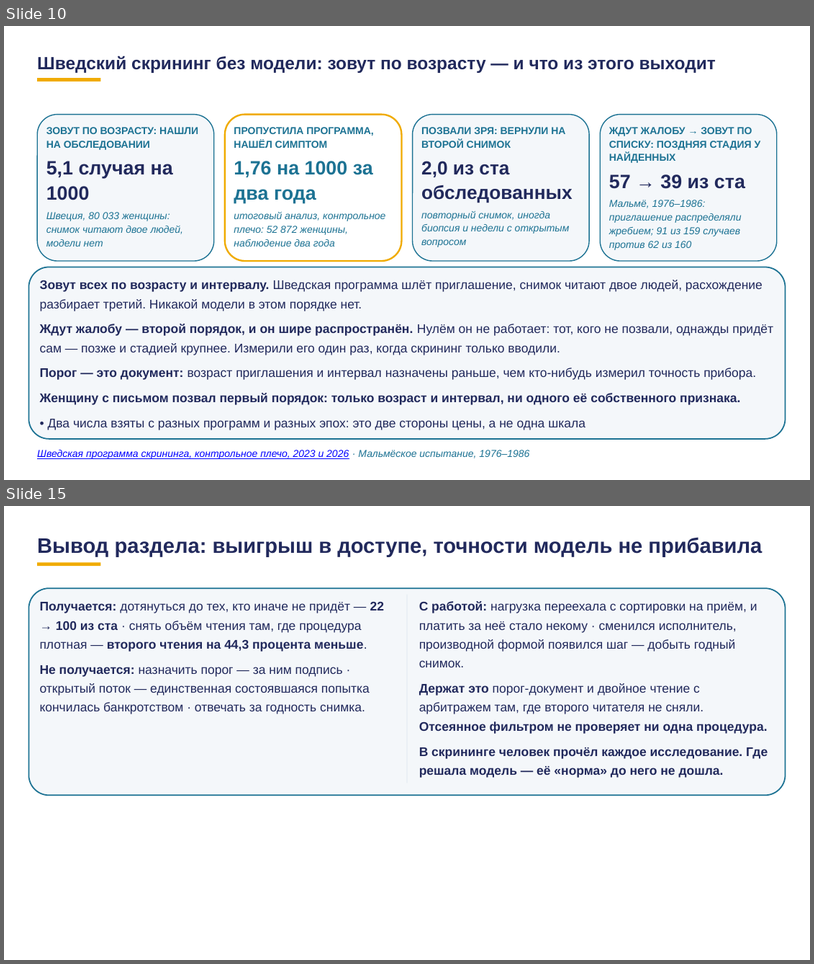
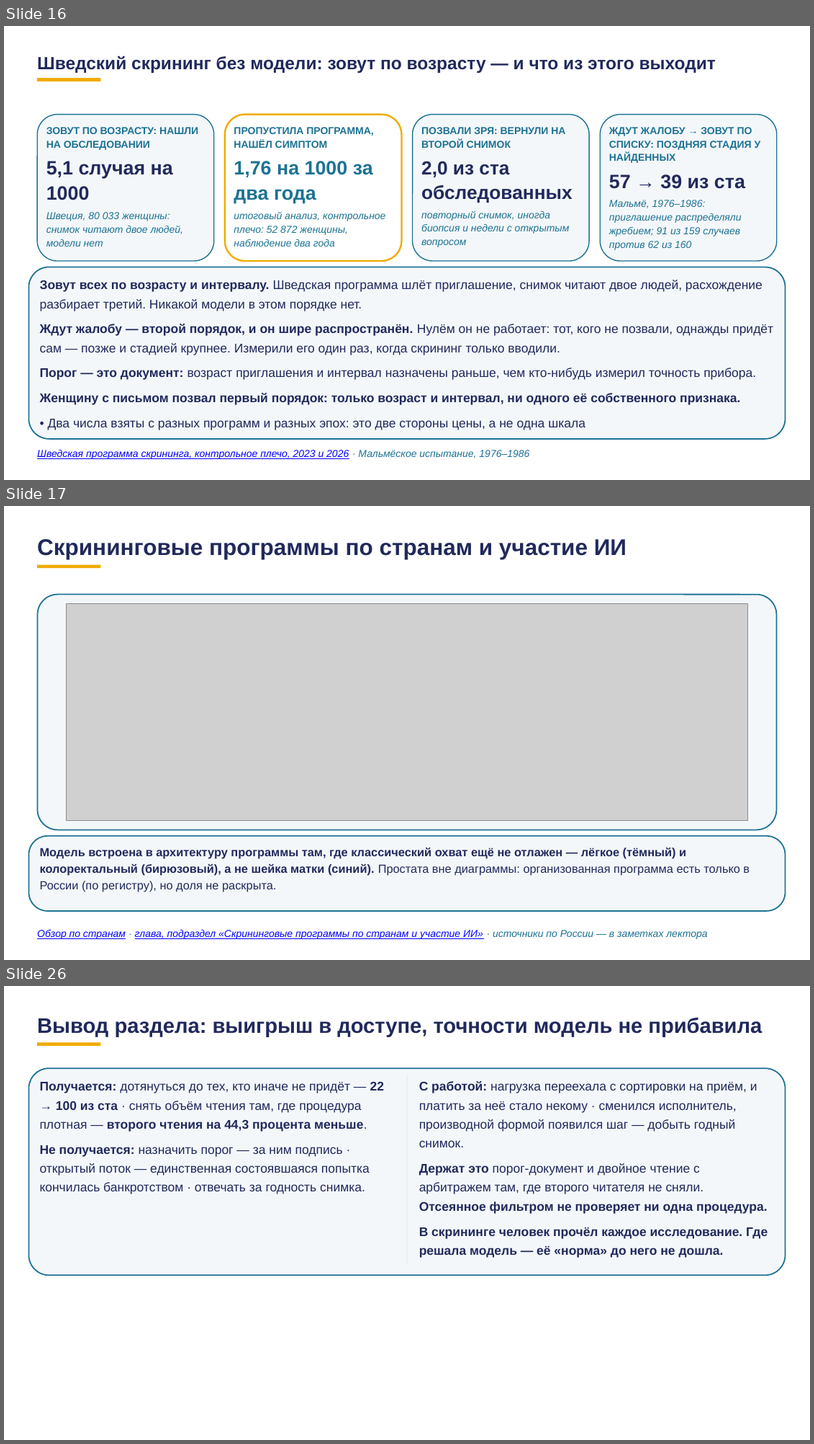
Before and after one commit to tellina-study/AI-usage-lessons, a slide deck: library/lectures/lec-07/rework/deck/lec-07-karkas.pptx. Shown one above the other, each under a label of ours: slides 10 and 15 before the commit, slides 16, 17 and 26 after it; the slides between them are not shown. The pictures are 814x964 and 814x1444 pixels, drawn with LibreOffice and Linux fonts; fonts in the diff are those of the drawing; grey boxes stand for pictures. Boxes give left, top, right and bottom in pixels: in the first picture for what was removed or moved away, otherwise in the second. Text is boxed around its words. In the diff, an @@ line names an element or a change of style, - is before the commit and + after.

```diff
--- a/library/lectures/lec-07/rework/deck/lec-07-karkas.pptx
+++ b/library/lectures/lec-07/rework/deck/lec-07-karkas.pptx
@@ slide 17 added at box(4, 506, 810, 960), background #FFFFFF @@
@@ text added at box(37, 539, 627, 559), 27 pt, text #21295C, bold @@
+Скрининговые программы по странам и участие ИИ
@@ rectangle added at box(37, 565, 100, 569), fill #F0AB00 @@
@@ rounded rectangle added at box(37, 595, 777, 830), fill #F4F7FA, outline #1C7293 1.5 pt @@
@@ picture added at box(67, 603, 748, 821) @@
@@ rounded rectangle added at box(28, 836, 786, 911), fill #F4F7FA, outline #1C7293 1.5 pt @@
@@ text added at box(40, 847, 750, 891), 14 pt, text #21295C, bold @@
+Модель встроена в архитектуру программы там, где классический охват ещё не отлажен — лёгкое (тёмный) и колоректальный (бирюзовый), а не шейка матки (синий). Простата вне диаграммы: организованная программа есть только в России (по регистру), но доля не раскрыта.
@@ text added at box(37, 929, 707, 939), 12 pt, text #0000FF, italic, underline @@
+Обзор по странам · глава, подраздел «Скрининговые программы по странам и участие ИИ» · источники по России — в заметках лектора
@@ what was slide 10 is now slide 16 @@
@@ what was slide 15 is now slide 26 @@
```
Also in this commit, not shown: 5 slides changed, 10 other slides added, 8 other files.
